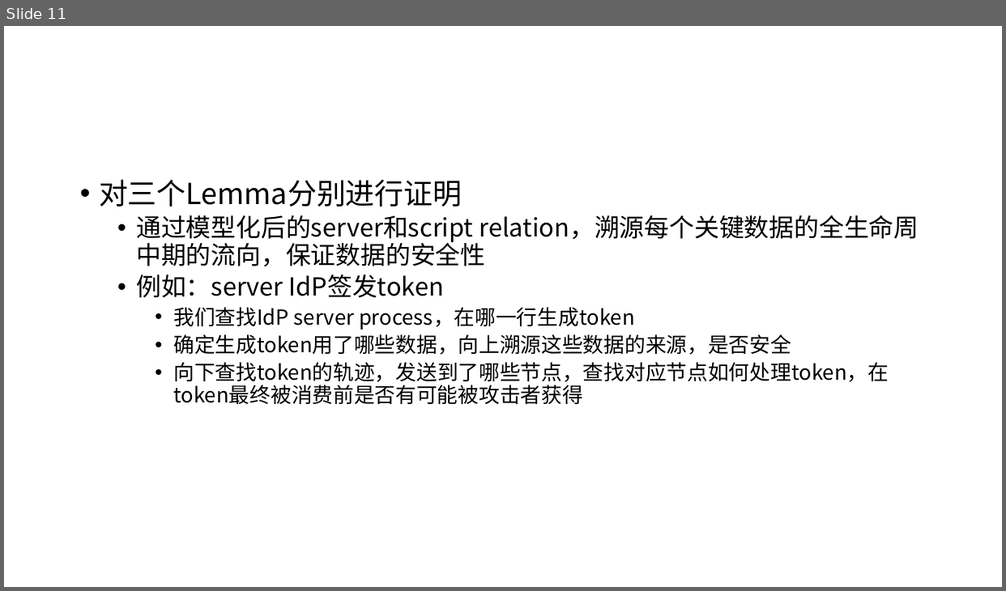
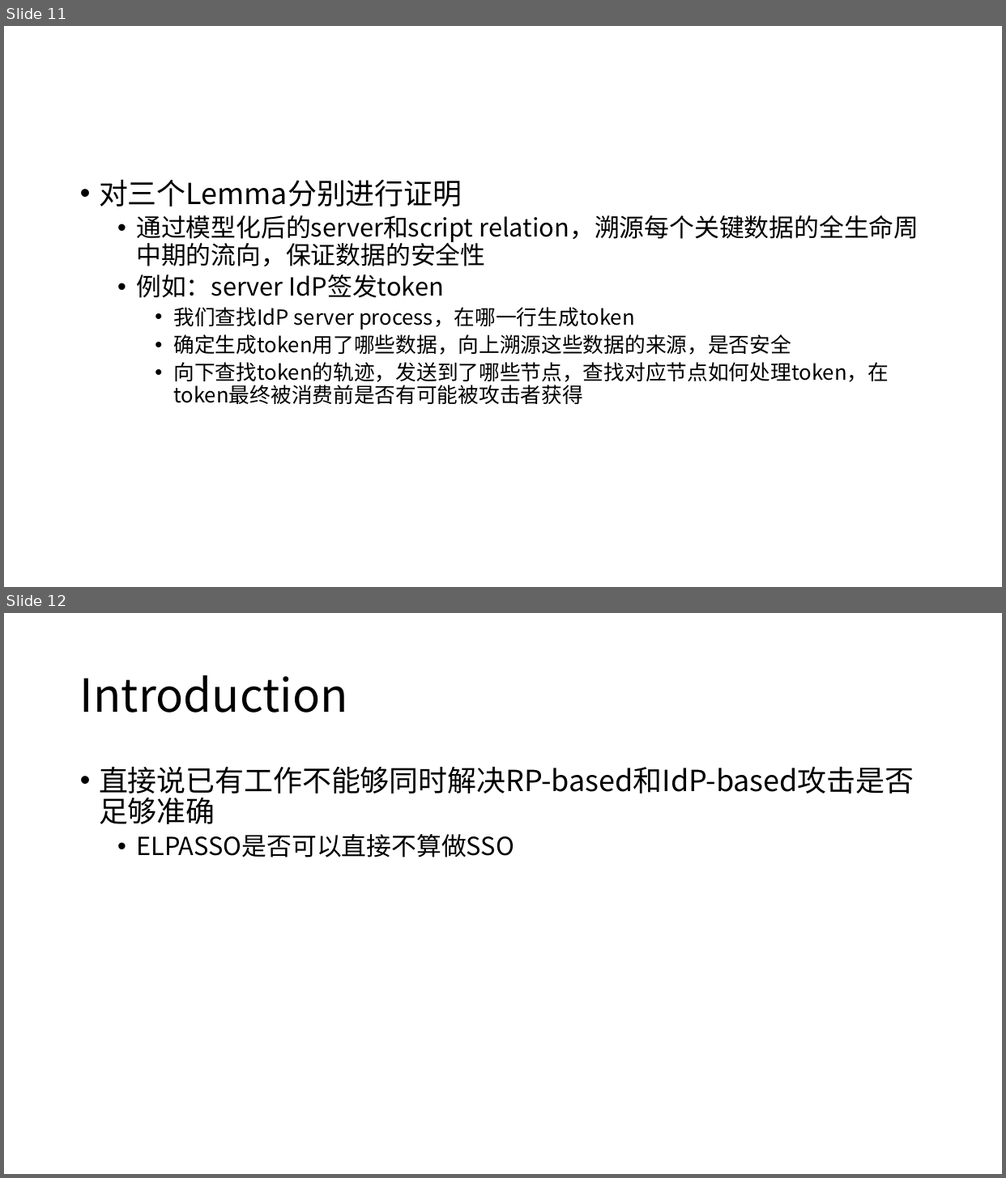
Before and after one commit to cqguo/OIDC-latex, a slide deck: other files/appendix说明.pptx. Shown one above the other, each under a label of ours: slide 11 before the commit, slides 11 and 12 after it. The pictures are 1006x591 and 1006x1178 pixels, drawn with LibreOffice and Linux fonts; fonts in the diff are those of the drawing. Boxes give left, top, right and bottom in pixels: in the first picture for what was removed or moved away, otherwise in the second. Text is boxed around its words. In the diff, an @@ line names an element or a change of style, - is before the commit and + after.

```diff
--- a/other files/appendix说明.pptx
+++ b/other files/appendix说明.pptx
@@ slide 12 added at (4, 613, 1002, 1174), background #FFFFFF @@
@@ title added at (80, 675, 348, 713), 44 pt, text #000000 @@
+Introduction
@@ text added at (99, 767, 914, 858), 28 pt, text #000000 @@
+• 直接说已有工作不能够同时解决RP-based和IdP-based攻击是否足够准确
+  • ELPASSO是否可以直接不算做SSO
```
Also in this commit, not shown: 1 slide changed, 1 other slide added, 1 other file.
